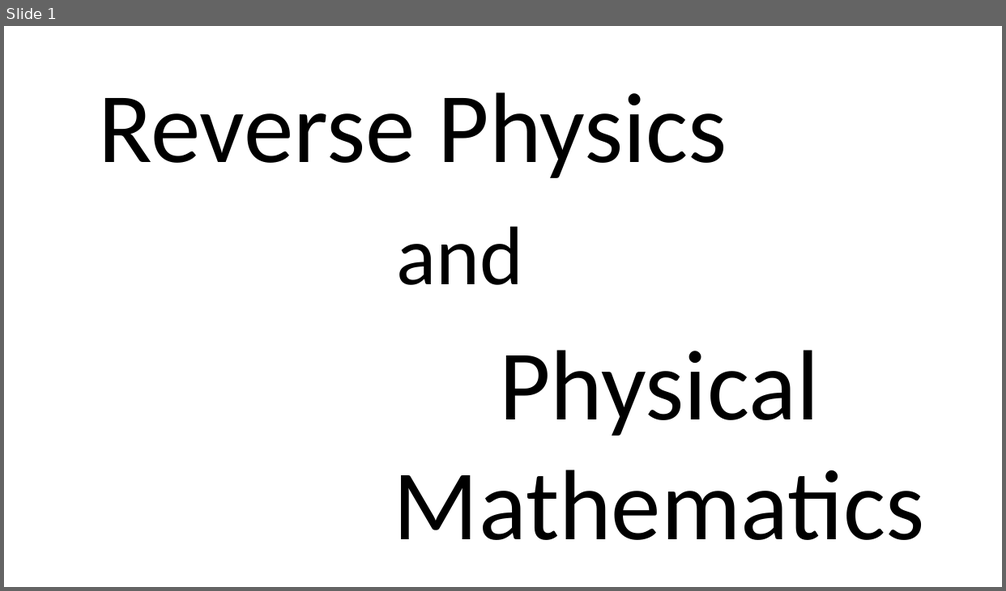
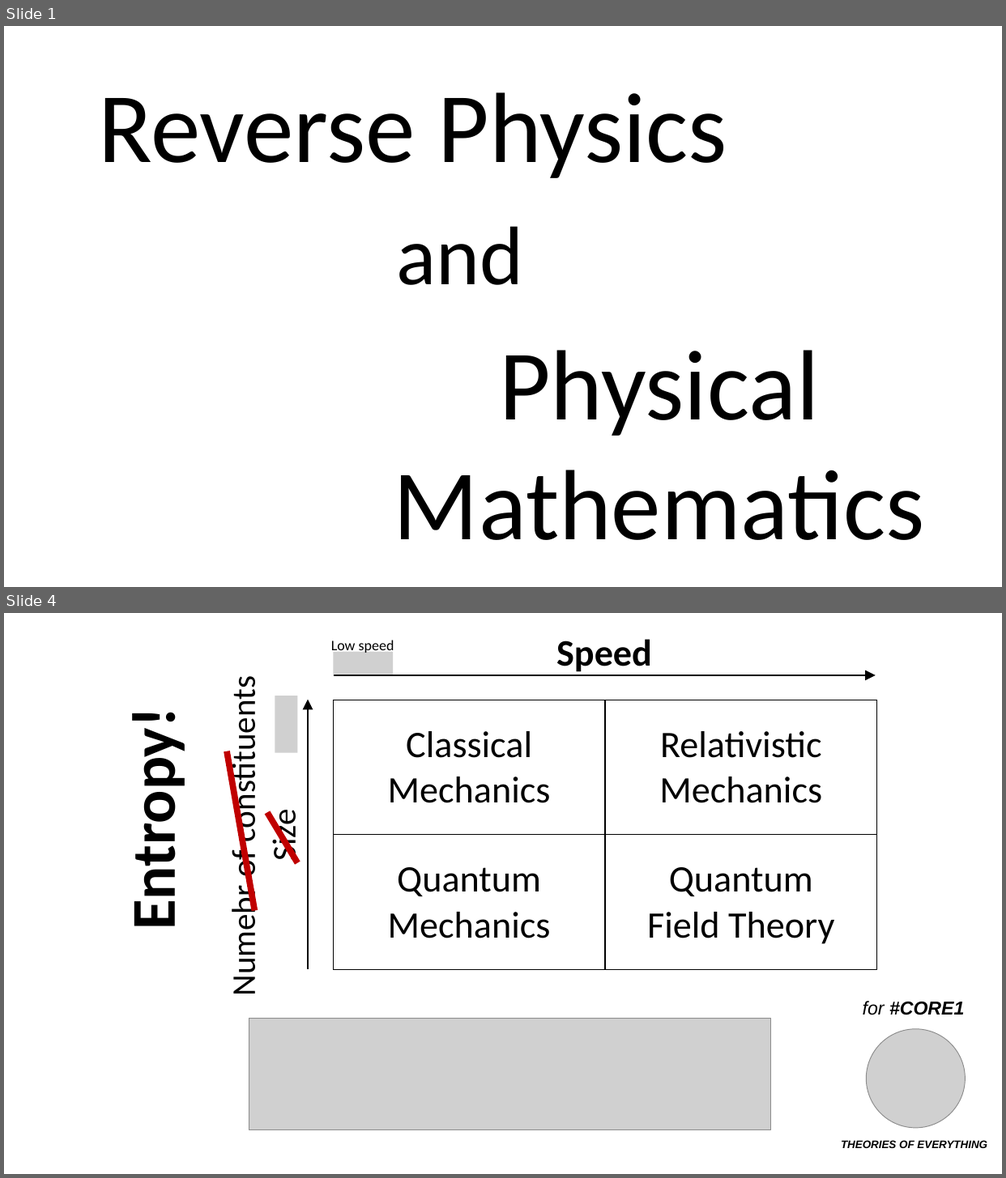
Before and after one commit to assumptionsofphysics/slides, a slide deck: 2026/2026ThumbnailWhite.pptx. Shown one above the other, each under a label of ours: slide 1 before the commit, slides 1 and 4 after it; the slides between them are not shown. The pictures are 1006x591 and 1006x1178 pixels, drawn with LibreOffice and Linux fonts; fonts in the diff are those of the drawing; grey boxes stand for pictures; background and template pictures are left out. Boxes give left, top, right and bottom in pixels: in the first picture for what was removed or moved away, otherwise in the second. Text is boxed around its words. In the diff, an @@ line names an element or a change of style, - is before the commit and + after.

```diff
--- a/2026/2026ThumbnailWhite.pptx
+++ b/2026/2026ThumbnailWhite.pptx
@@ slide 4 added at (4, 613, 1002, 1174), background #FFFFFF @@
@@ text added at (331, 640, 394, 654), 14 pt, text #000000 @@
+Low speed
@@ picture added at (334, 652, 394, 675) @@
@@ text added at (556, 639, 652, 675), 36 pt, text #000000, bold @@
+Speed
@@ arrow added from (334, 675) to (876, 675), #000000 1 pt @@
@@ text added at (224, 692, 264, 993), 32 pt, text #000000 @@
+Numebr of constituents
@@ picture added at (275, 696, 297, 752) @@
@@ arrow added from (308, 969) to (308, 699), #000000 1 pt @@
@@ table added at (334, 700, 877, 970), 2 rows, 2 columns @@
+Classical Mechanics | Relativistic Mechanics
+Quantum Mechanics | Quantum Field Theory
@@ text added at (116, 730, 192, 923), 60 pt, text #000000, bold @@
+Entropy!
@@ line added from (227, 752) to (255, 911), #C00000 6 pt @@
@@ text added at (264, 814, 305, 859), 32 pt, text #000000 @@
+Size
@@ line added from (267, 813) to (297, 863), #C00000 6 pt @@
@@ text added at (863, 1001, 964, 1016), 18 pt, text #000000, bold, italic @@
+for #CORE1
@@ picture added at (249, 1019, 771, 1131) @@
@@ picture added at (867, 1029, 965, 1128) @@
@@ text added at (841, 1140, 987, 1148), 10.5 pt, text #000000, bold, italic @@
+THEORIES OF EVERYTHING
```
Also in this commit, not shown: 2 other slides added, 4 other files.
